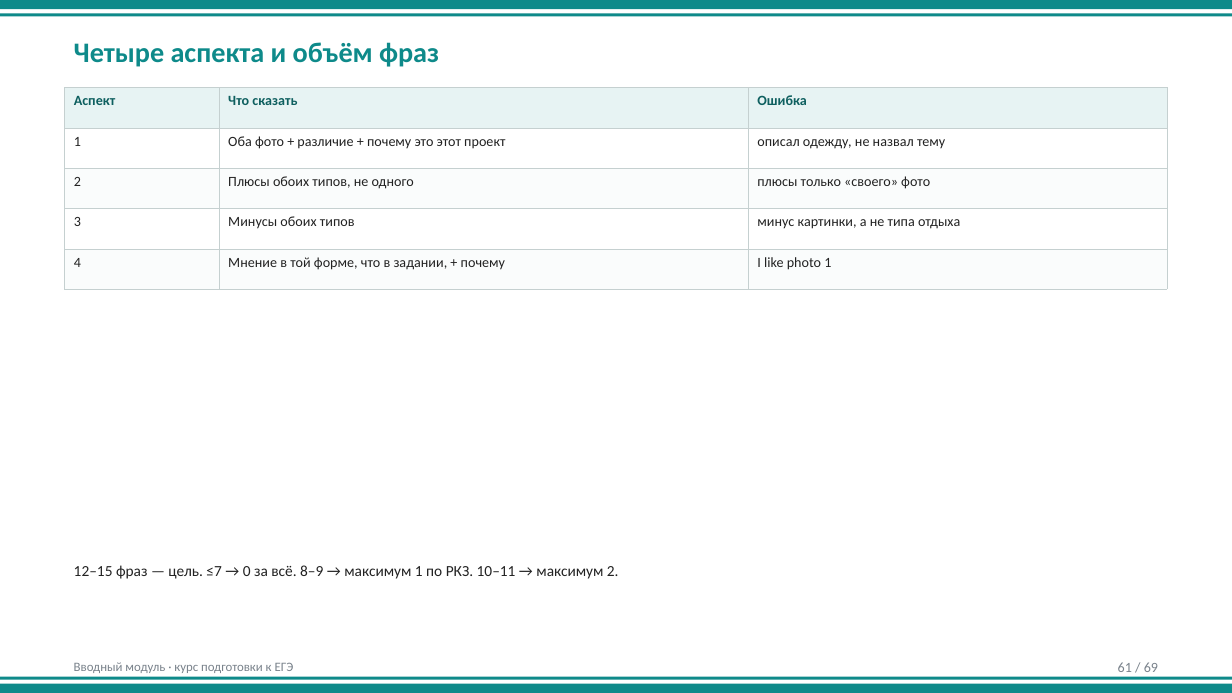
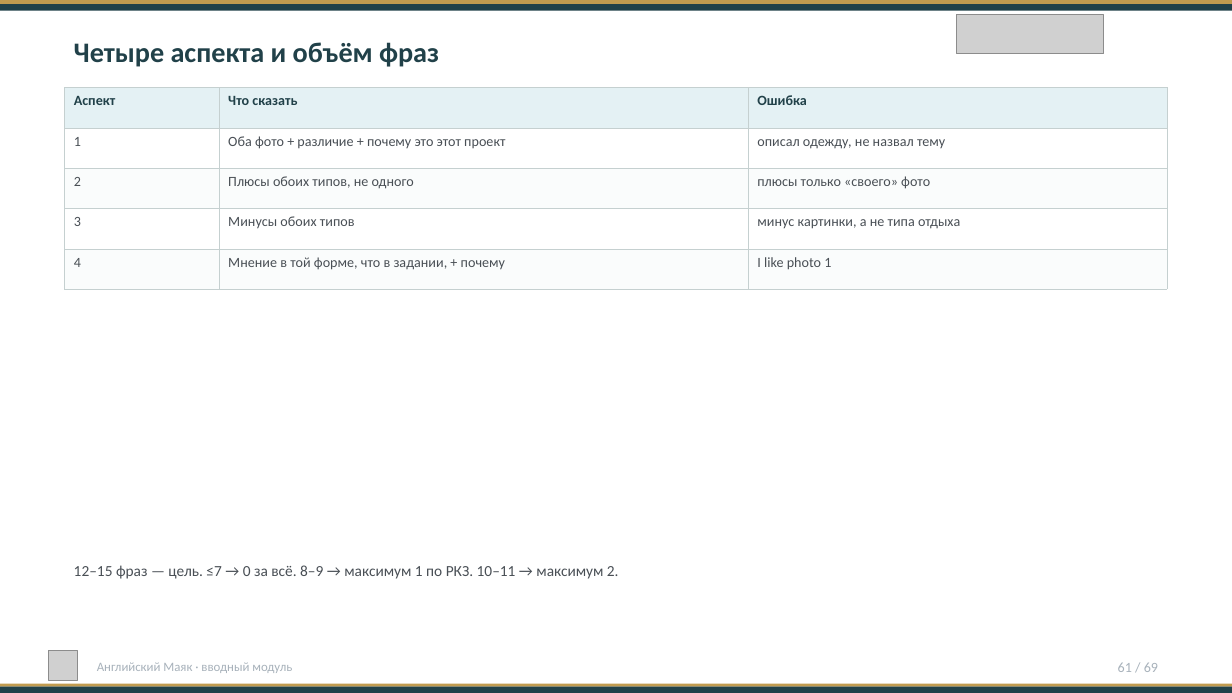
Before and after one commit to munlightshadow/music, a slide deck: slide 61 of ege-english-course/03-curriculum/intro-student/вводный-модуль.pptx. Drawn at 1232x693 pixels with LibreOffice and Linux fonts; fonts in the diff are those of the drawing; grey boxes stand for pictures. Boxes give left, top, right and bottom in pixels: in the first picture for what was removed or moved away, otherwise in the second. Text is boxed around its words. In the diff, an @@ line names an element or a change of style, - is before the commit and + after.

```diff
--- a/ege-english-course/03-curriculum/intro-student/вводный-модуль.pptx
+++ b/ege-english-course/03-curriculum/intro-student/вводный-модуль.pptx
@@ rectangle at <box>0,4,1232,10</box>: fill #0E8A8A to #214149 @@
@@ rectangle: place and size @@
-rectangle at <box>0,0,1232,9</box>
+rectangle at <box>0,0,1232,4</box>
@@ rectangle at <box>0,0,1232,4</box>: fill #0E8A8A to #C19B4F @@
@@ rectangle: place and size @@
-rectangle at <box>0,13,1232,16</box>
+rectangle at <box>0,4,1232,10</box>
@@ picture added at <box>957,15,1104,54</box> @@
@@ text "Четыре аспекта и объём фраз" at <box>74,42,439,67</box>: text colour #0E8A8A to #214149 @@
@@ table at <box>65,88,1167,289</box> @@
@@ fill #E7F3F3 to #E4F1F4 in row 1 @@
@@ text colour #0E5F5F to #214149 in "Аспект", "Что сказать", "Ошибка" @@
@@ text colour #222222 to #494F55 @@
@@ text "12–15 фраз — цель. ≤7 ..." at <box>74,565,619,579</box>: text colour #222222 to #494F55 @@
@@ picture added at <box>48,651,78,680</box> @@
@@ text "61 / 69" at <box>1118,662,1158,672</box>: text colour #7A838C to #A8B2BB @@
@@ rectangle at <box>0,687,1232,693</box>: fill #0E8A8A to #214149 @@
@@ rectangle at <box>0,684,1232,687</box>: fill #0E8A8A to #C19B4F @@
@@ rectangle: place and size @@
-rectangle at <box>0,677,1232,679</box>
+rectangle at <box>0,684,1232,687</box>
@@ text at <box>97,662,292,673</box>: text changed; text colour #7A838C to #A8B2BB @@
-Вводный модуль · курс подготовки к ЕГЭ
+Английский Маяк · вводный модуль
```
Also in this commit, not shown: 68 other slides changed, 20 other files.
